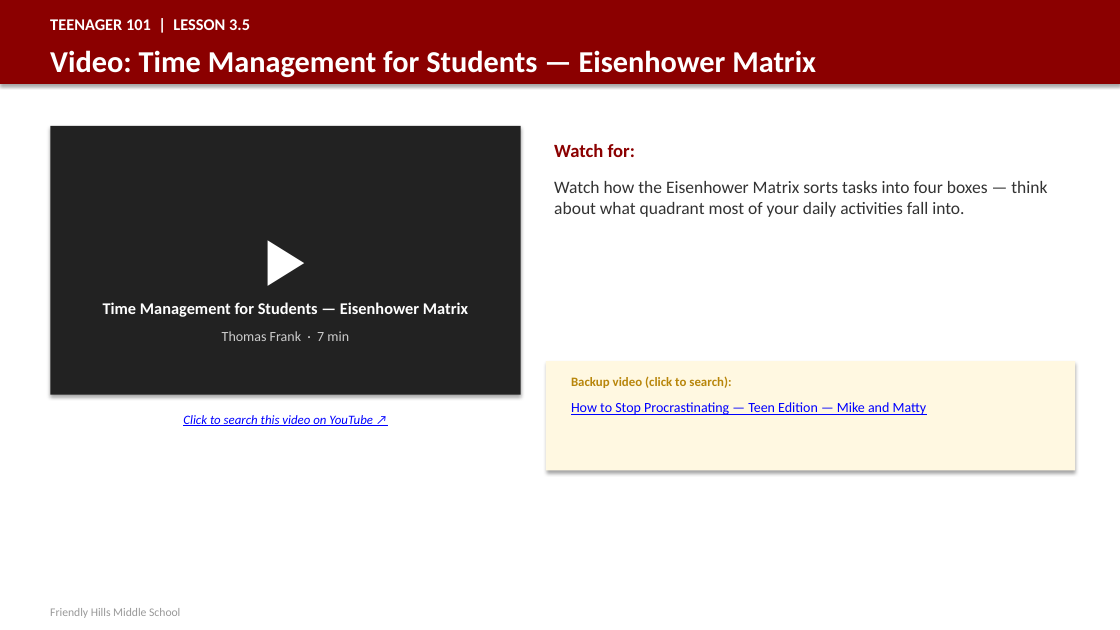
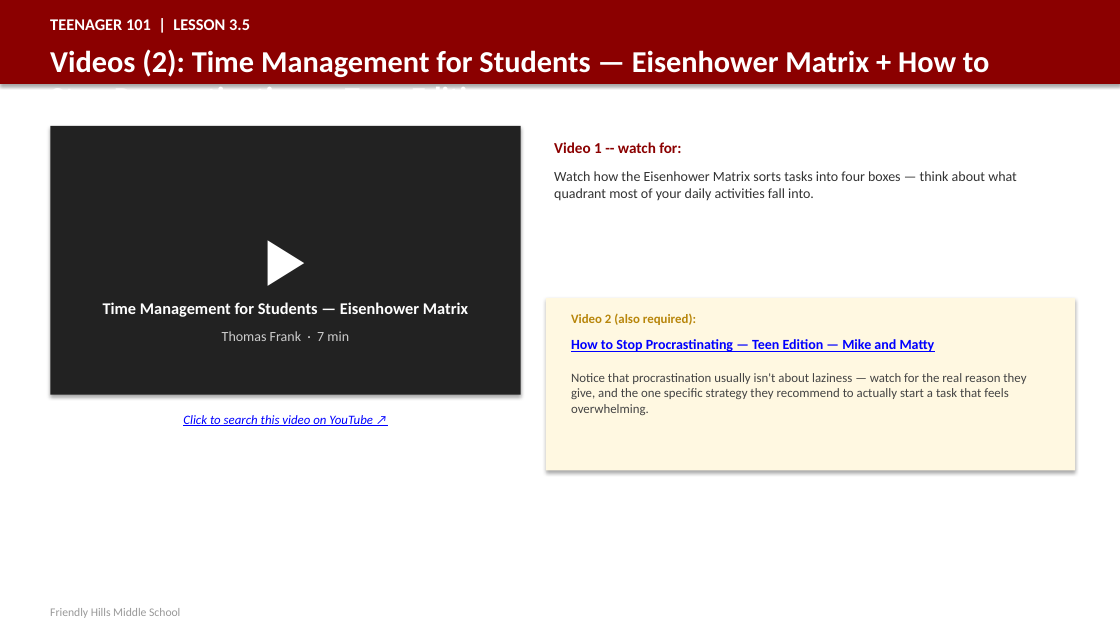
Before and after one commit to milesclawson/test-repo, a slide deck: slide 86 of downloads/teenager101_teacher_slides.pptx. Drawn at 1120x630 pixels with LibreOffice and Linux fonts; fonts in the diff are those of the drawing. Boxes give left, top, right and bottom in pixels: in the first picture for what was removed or moved away, otherwise in the second. Text is boxed around its words. In the diff, an @@ line names an element or a change of style, - is before the commit and + after.

```diff
--- a/downloads/teenager101_teacher_slides.pptx
+++ b/downloads/teenager101_teacher_slides.pptx
@@ text at <box>50,49,990,88</box>: text changed @@
-Video: Time Management for Students — Eisenhower Matrix
+Videos (2): Time Management for Students — Eisenhower Matrix + How to Stop Procrastinating — Teen Edition
@@ text at <box>554,142,681,153</box>: text changed; size 16 to 13 pt @@
-Watch for:
+Video 1 -- watch for:
@@ text "Watch how the Eisenhower Matrix ...": place and size @@
-text "Watch how the Eisenhower Matrix ..." at <box>554,181,1047,217</box>
+text "Watch how the Eisenhower Matrix ..." at <box>554,171,1017,201</box>
@@ text "Watch how the Eisenhower Matrix ..." at <box>554,171,1017,201</box>: size 15 to 12 pt @@
@@ rectangle: place and size @@
-rectangle at <box>546,361,1075,471</box>
+rectangle at <box>546,298,1075,471</box>
@@ text at <box>571,313,696,325</box>: text changed @@
-Backup video (click to search):
+Video 2 (also required):
@@ text "How to Stop Procrastinating — ...": place and size @@
-text "How to Stop Procrastinating — ..." at <box>571,402,927,415</box>
+text "How to Stop Procrastinating — ..." at <box>571,339,935,352</box>
@@ text "How to Stop Procrastinating — ..." at <box>571,339,935,352</box>: bold on @@
@@ text added at <box>571,373,1026,415</box>, 11 pt, text #444444 @@
+Notice that procrastination usually isn't about laziness — watch for the real reason they give, and the one specific strategy they recommend to actually start a task that feels overwhelming.
```
Also in this commit, not shown: 6 other slides changed, 1 other file.
